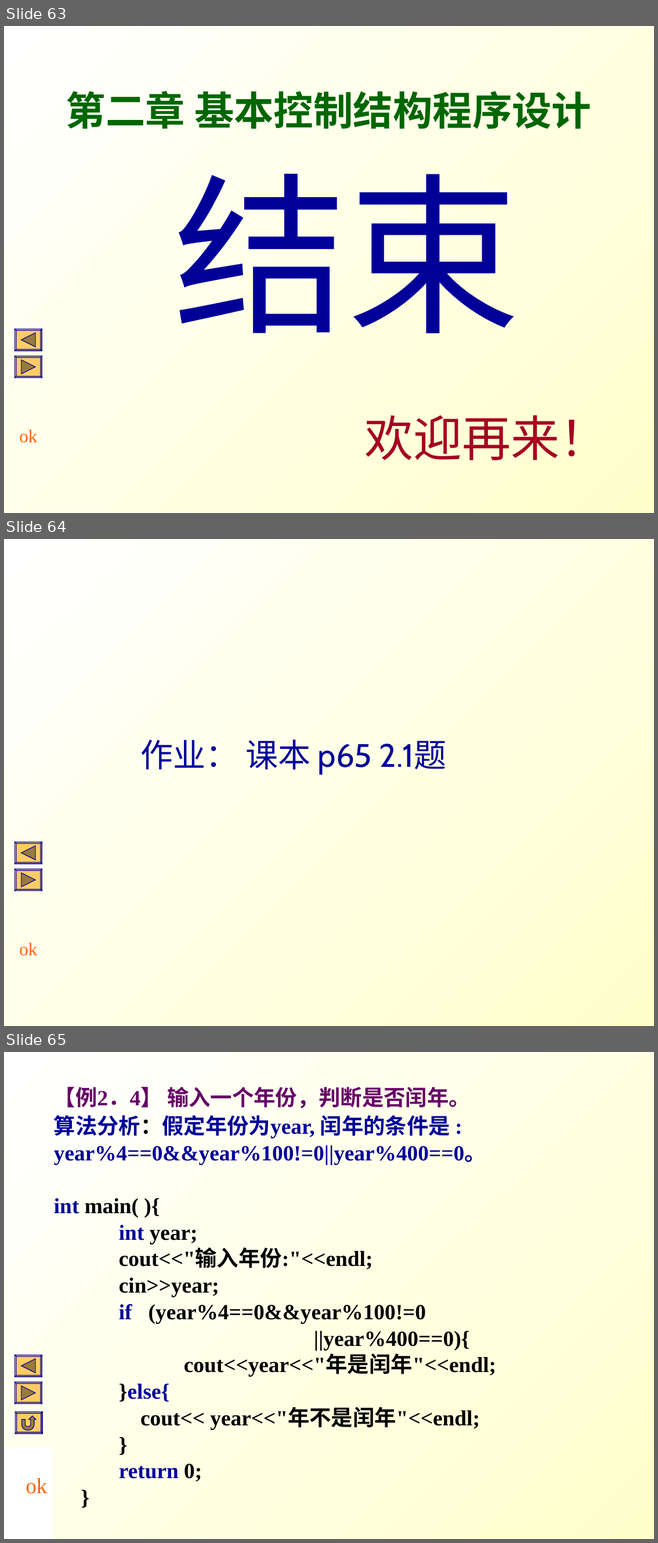
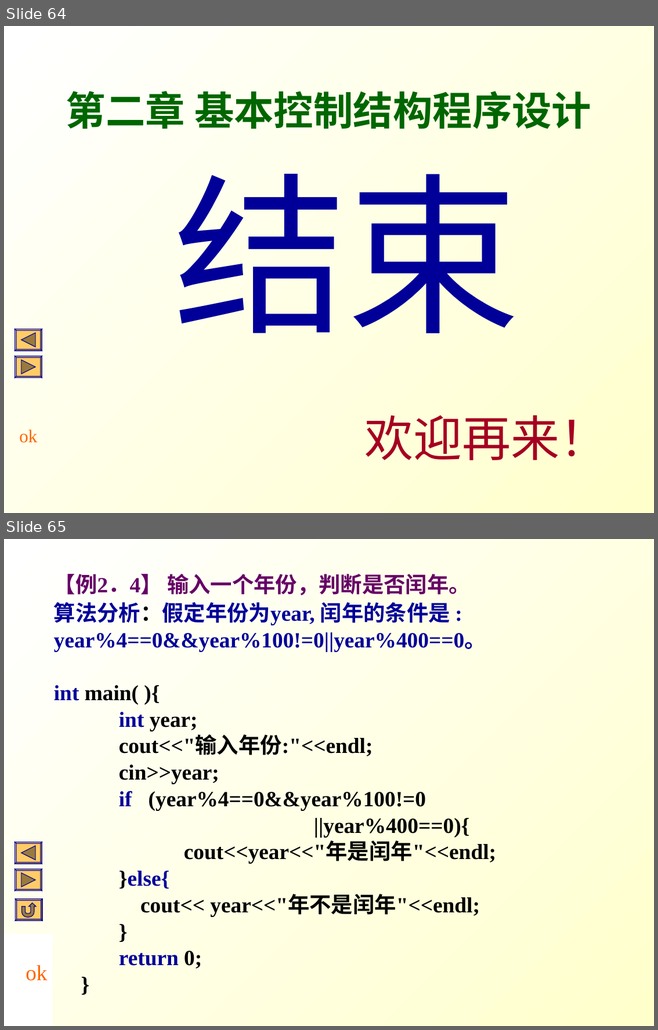
Before and after one commit to Changhe160/Changhe160.github.io, a slide deck: teachingRes/Cplusplus/unit02控制结构.ppt. Shown one above the other, each under a label of ours: slides 63, 64 and 65 before the commit, slides 64 and 65 after it. The pictures are 658x1543 and 658x1030 pixels, drawn with LibreOffice and Linux fonts; fonts in the diff are those of the drawing. Boxes give left, top, right and bottom in pixels: in the first picture for what was removed or moved away, otherwise in the second. Text is boxed around its words. In the diff, an @@ line names an element or a change of style, - is before the commit and + after.

Commit message:
updated

```diff
--- a/teachingRes/Cplusplus/unit02控制结构.ppt
+++ b/teachingRes/Cplusplus/unit02控制结构.ppt
@@ slide 64 removed at (4,539,654,1026), background gradient #FFFFFF to #FFFFCC; not listed: 3 template elements that a slide beside it also shows @@
@@ text removed at (141,740,447,774) @@
-作业： 课本 p65 2.1题
@@ what was slide 63 is now slide 64 @@
```
Also in this commit, not shown: 1 slide added.
